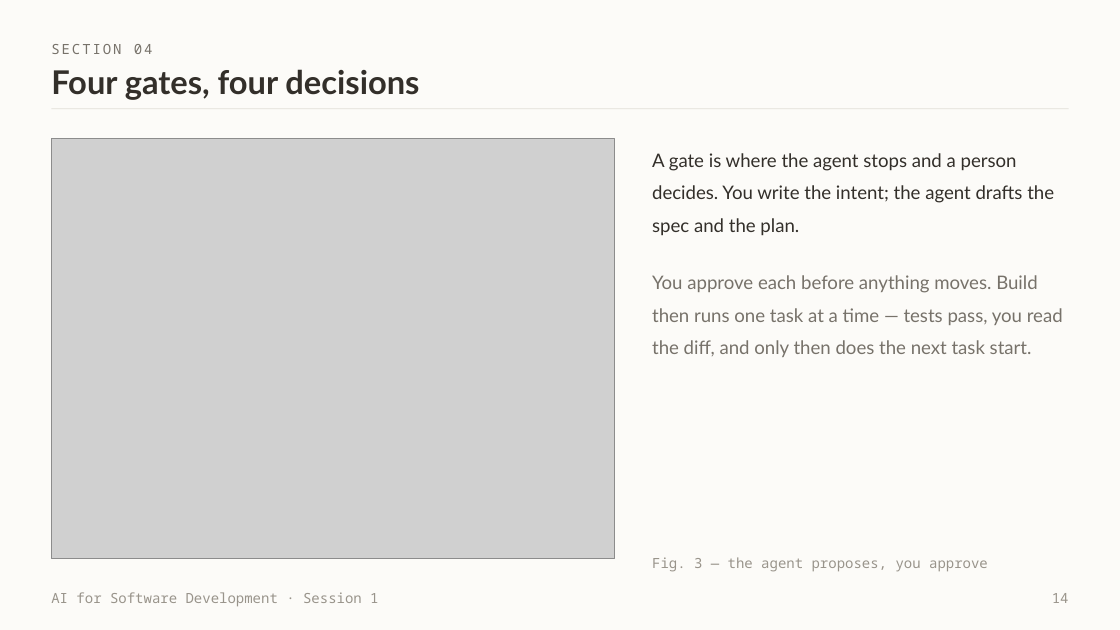
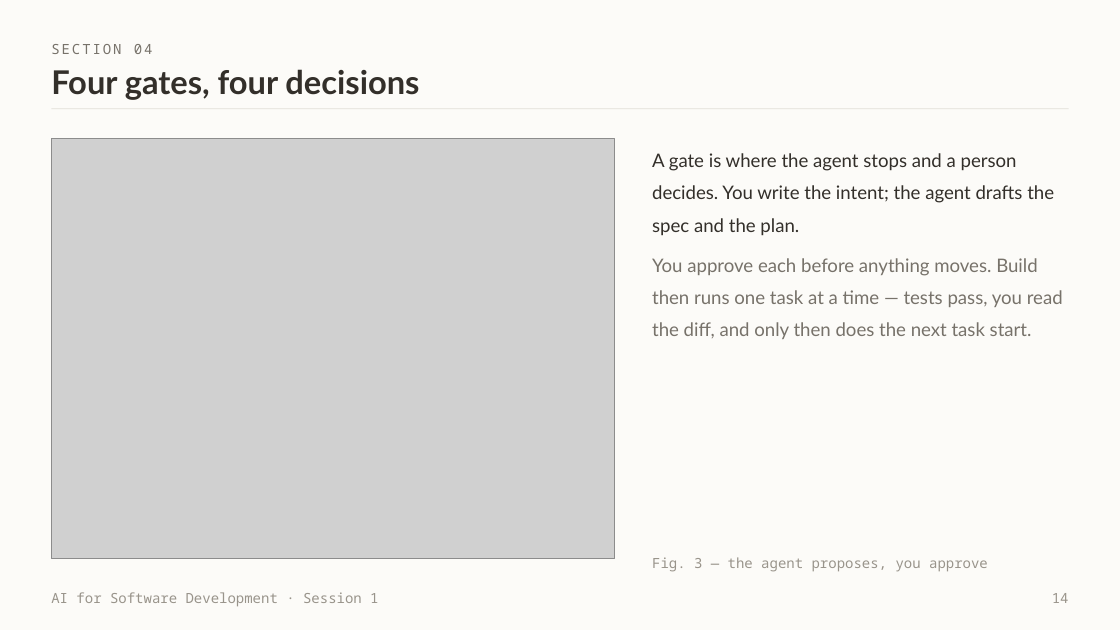
Before and after one commit to witchapong/ai-for-software-dev, a slide deck: slide 14 of slides/Session 1 - Meet Your Agent.pptx. Drawn at 1120x630 pixels with LibreOffice and Linux fonts; fonts in the diff are those of the drawing; grey boxes stand for pictures. Boxes give left, top, right and bottom in pixels: in the first picture for what was removed or moved away, otherwise in the second. Text is boxed around its words. In the diff, an @@ line names an element or a change of style, - is before the commit and + after.

```diff
--- a/slides/Session 1 - Meet Your Agent.pptx
+++ b/slides/Session 1 - Meet Your Agent.pptx
@@ text "You approve each before anything ...": place and size @@
-text "You approve each before anything ..." at (652,275,1063,357)
+text "You approve each before anything ..." at (652,258,1063,339)
```
Also in this commit, not shown: 7 other slides changed, 9 other files.
